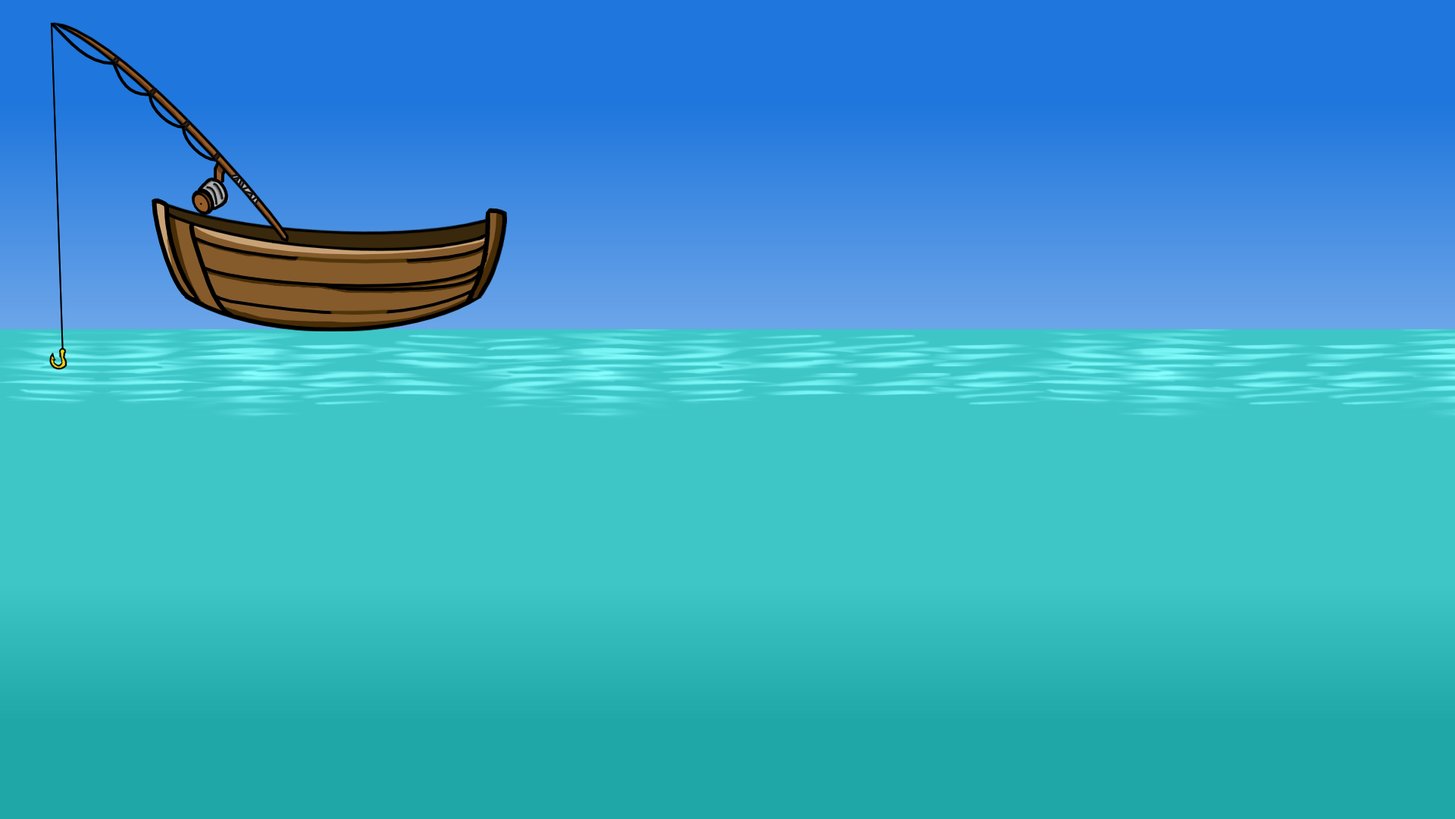
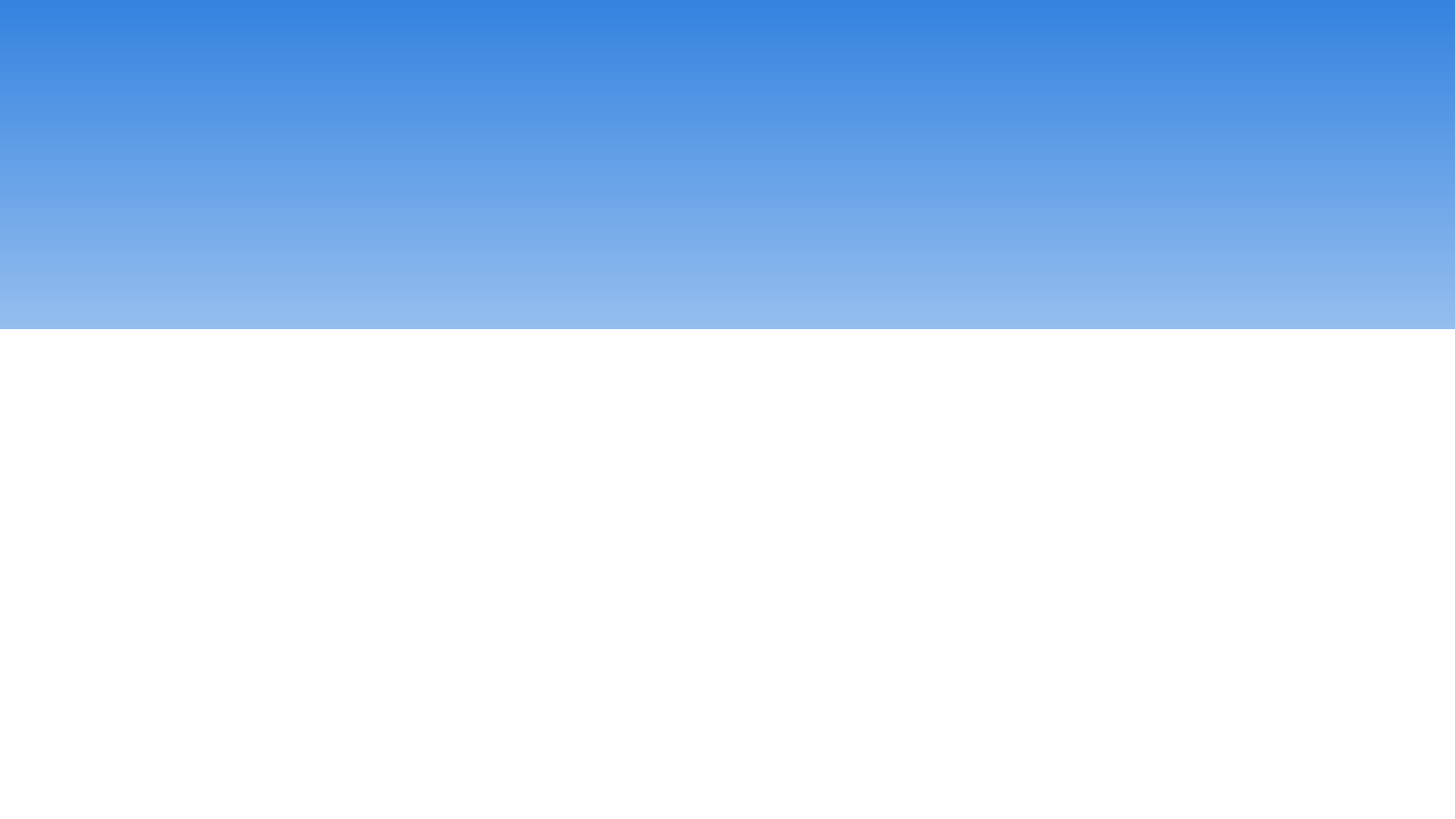
Revision of a layered (1455, 819) image; what changed, layer by layer:
hid group "barco" (2 layers) over [0, 0, 583, 389]
painted on "Background" (1st of 3, in "cenário barco" › "barco") over [0, 0, 389, 389]
painted on "Background" (2nd of 3, in "cenário barco" › "barco") over [145, 145, 583, 389]
hid group "oceano" (3 layers) over [0, 291, 1455, 819]
hid "cor oceano" (1st of 2, in "cenário barco" › "oceano"), opacity 100% → 91%, painted on it over [0, 339, 1455, 819]
hid "cor oceano" (2nd of 2, in "cenário barco" › "oceano"), painted on it over [0, 291, 1455, 819]
added group "Agrupar 3" with 2 layers in group "cenário barco" over [0, 0, 1455, 777]
moved "cor céu" into group "Agrupar 3", painted on it over [0, 0, 1455, 486]
added layer "Pintar camada 2" in group "Agrupar 3" over [0, 0, 1455, 777]
